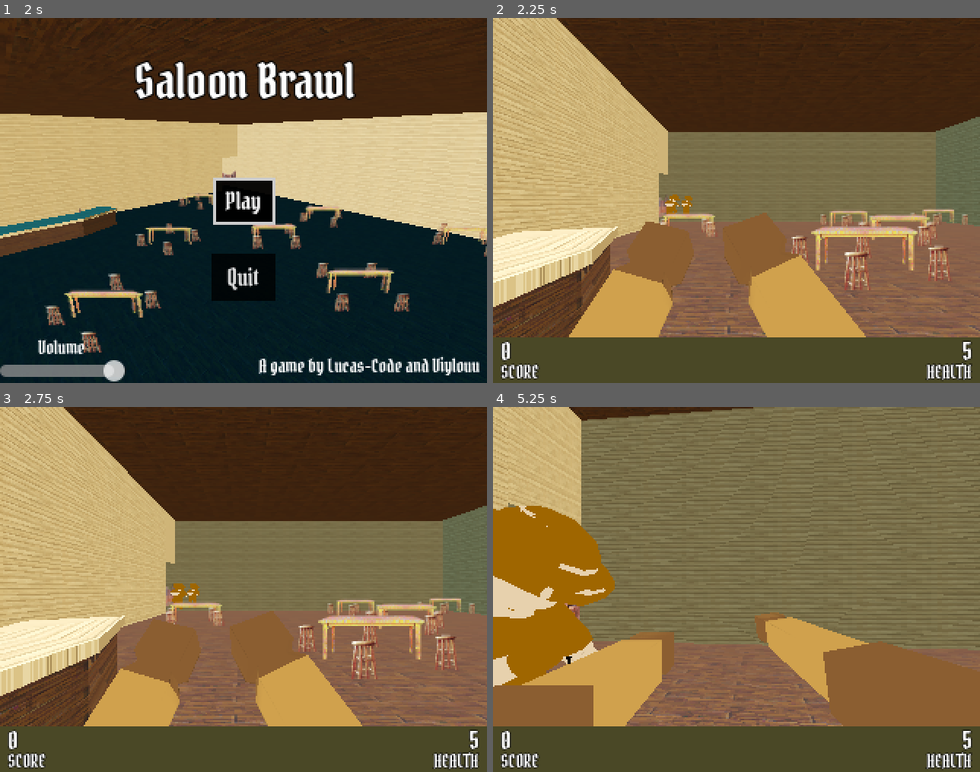
Above: before the commit, frames 1-4 (two rows, left to right).
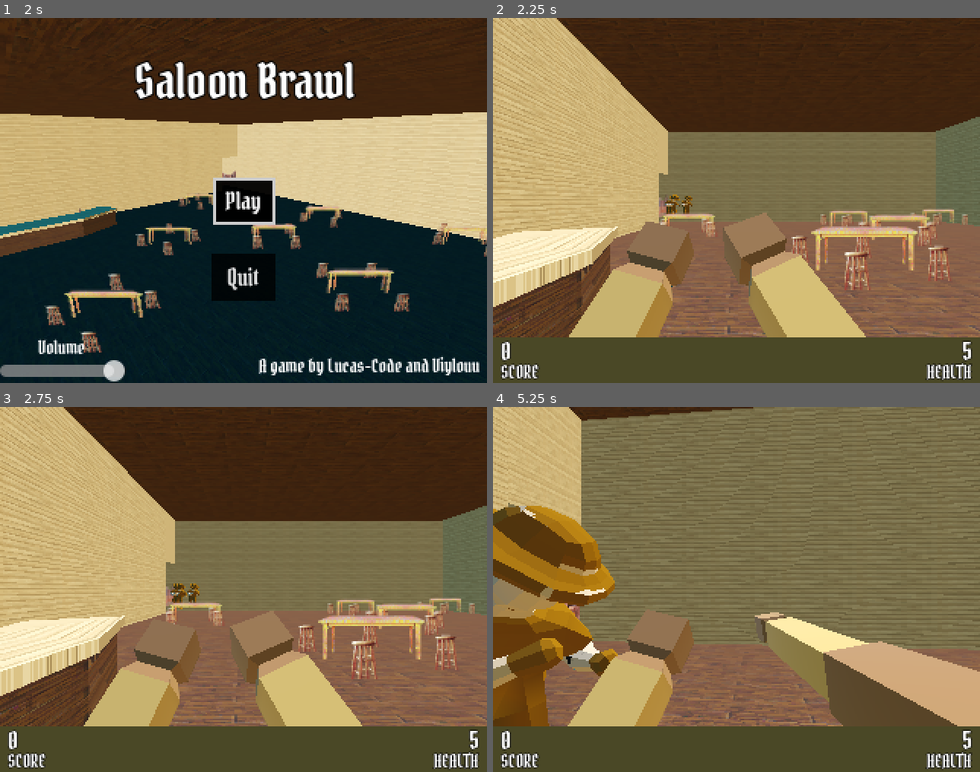
Above: after the commit, the same moments.

Repository: Lucas-Code27/Saloon-Brawl
Game: Godot game, scene res://Src/Levels/Splash.tscn
The game is run twice, just before and just after one commit, with the same random seed, the same clock (stepped at 60 frames per second) and the same inputs.
Inputs (mouse positions are in pixels of both pictures, inside the frame that each line leads up to):
- Up to frame 1 (2 s): tap Enter at 0.5 s; move the mouse to (350, 182) at 0.52 s; hold D (right) 0.53-1.28 s; click (350, 182) at 0.6 s; move the mouse to (146, 218) at 1.27 s; hold S (down) from 1.28 s (still down); click (146, 218) at 1.35 s
- Up to frame 2 (2.25 s): release S (down) at 2 s; click "Play" at 2 s
- Up to frame 3 (2.75 s): no input
- Up to frame 4 (5.25 s): move the mouse to (746, 582) at 2.77 s; hold W (up) from 2.78 s (still down); click (746, 582) at 2.85 s; move the mouse to (731, 596) at 3.52 s; click (731, 596) at 3.6 s; move the mouse to (775, 593) at 4.27 s; click (775, 593) at 4.35 s; move the mouse to (697, 585) at 5.02 s; click (697, 585) at 5.1 s

Frame 1 is identical in both runs. In frame 2, 9.5% of the frame differs, in the area x 15-77%, y 48-88%; in frame 3, 8.3%; in frame 4, 22%, in the area x 0-100%, y 27-88%.

Commit message:
added dust cloud impacts when an enemy dies

Diff:
--- a/Assets/Animations/enemy_death.tres
+++ b/Assets/Animations/enemy_death.tres
@@ -311,3 +311,17 @@
 tracks/43/interp = 1
 tracks/43/loop_wrap = true
 tracks/43/keys = PackedFloat32Array(0, 1, -2.7626726e-05, 42.42335, 7.152147e-07)
+tracks/44/type = "method"
+tracks/44/imported = false
+tracks/44/enabled = true
+tracks/44/path = NodePath("../DeathImpactParticles")
+tracks/44/interp = 1
+tracks/44/loop_wrap = true
+tracks/44/keys = {
+"times": PackedFloat32Array(0.73333335),
+"transitions": PackedFloat32Array(1),
+"values": [{
+"args": [false],
+"method": &"restart"
+}]
+}
--- a/Assets/Shaders/ps1.gdshader
+++ b/Assets/Shaders/ps1.gdshader
@@ -1,6 +1,5 @@
 shader_type spatial;
 render_mode blend_mix,
-	unshaded,
 	cull_disabled,
 	depth_prepass_alpha,
 	shadows_disabled,
--- a/Src/Enemies/test/testenemy.tscn
+++ b/Src/Enemies/test/testenemy.tscn
@@ -79,6 +79,22 @@
 nodes/walk/node = SubResource("AnimationNodeAnimation_mrpca")
 nodes/walk/position = Vector2(-180, 200)
 node_connections = [&"output", 0, &"Blend2", &"Blend2", 0, &"state", &"Blend2", 1, &"walk"]
+
+[sub_resource type="StandardMaterial3D" id="StandardMaterial3D_gkoj6"]
+transparency = 1
+shading_mode = 0
+vertex_color_use_as_albedo = true
+
+[sub_resource type="SphereMesh" id="SphereMesh_1pfsd"]
+material = SubResource("StandardMaterial3D_gkoj6")
+radius = 0.025
+height = 0.063
+radial_segments = 6
+rings = 3
+
+[sub_resource type="Gradient" id="Gradient_uoxqn"]
+offsets = PackedFloat32Array(0, 0.21052632, 0.5)
+colors = PackedColorArray(1, 1, 1, 1, 1, 1, 1, 0.2, 1, 1, 1, 0)
 
 [node name="Testenemy" type="CharacterBody3D" unique_id=61235103 node_paths=PackedStringArray("hurter", "armanim", "animtree")]
 collision_layer = 2
@@ -103,56 +119,56 @@
 transform = Transform3D(-0.1, 0, -8.74228e-09, 0, 0.1, 0, 8.74228e-09, 0, -0.1, 0, -0.35, 0)
 
 [node name="Skeleton3D" parent="Mesh/Armature" parent_id_path=PackedInt32Array(1159835438, 1710978072) index="0" unique_id=151260256]
-bones/0/position = Vector3(-0.48483038, 6.4341874, -321.6264)
-bones/0/rotation = Quaternion(-0.5423383, -0.3632511, 0.3419857, 0.67599076)
-bones/1/position = Vector3(1.9073486e-06, 36.407436, -0.29159662)
-bones/1/rotation = Quaternion(0.0030603614, 0.008661244, 0.039246455, 0.99918735)
-bones/2/rotation = Quaternion(0.032153245, 0.030523932, 0.05873462, 0.99728876)
-bones/3/position = Vector3(-1.9073486e-06, 48.54482, 6.7055225e-06)
-bones/3/rotation = Quaternion(0.03415338, 0.032052223, 0.056664743, 0.99729407)
-bones/4/position = Vector3(1.4305115e-05, 54.612926, -5.304645e-06)
-bones/4/rotation = Quaternion(0.09398909, 0.03837371, -0.014266901, 0.99473107)
-bones/5/position = Vector3(-7.6293945e-06, 74.70111, 4.108734)
-bones/5/rotation = Quaternion(-0.11017756, 0.22726591, -0.23858558, 0.9377036)
-bones/6/position = Vector3(-9.536743e-07, 153.39421, 8.43701)
-bones/7/position = Vector3(38.984848, 38.97417, -0.005794168)
-bones/7/rotation = Quaternion(-0.6877131, -0.31491977, 0.5117848, -0.40737277)
-bones/8/position = Vector3(3.6701824e-06, 84.25846, 1.1110508e-05)
-bones/8/rotation = Quaternion(-0.123810485, -0.29093507, -0.18523747, 0.930438)
-bones/9/position = Vector3(-3.4490888e-05, 114.804886, -2.0003605e-05)
-bones/9/rotation = Quaternion(0.0043754163, 7.947628e-05, 0.71708107, 0.6969761)
-bones/10/position = Vector3(-1.0989606e-06, 161.86052, 4.0218103e-05)
-bones/11/position = Vector3(-38.98483, 38.976078, -0.24470885)
-bones/11/rotation = Quaternion(0.6595031, -0.3486935, 0.510951, 0.4270803)
-bones/12/position = Vector3(-1.7188639e-06, 84.25844, 5.6338045e-05)
-bones/12/rotation = Quaternion(0.2145878, 0.09277267, -0.39892882, 0.8866799)
-bones/13/position = Vector3(4.0278945e-05, 114.80424, -2.5831696e-08)
-bones/13/rotation = Quaternion(0.009300212, -3.3116947e-05, -0.7809399, 0.6245371)
-bones/14/position = Vector3(1.3194978e-05, 161.85904, 1.31768165e-05)
-bones/15/position = Vector3(48.920822, -20.177279, -0.37243548)
-bones/15/rotation = Quaternion(0.12760226, 0.34450048, 0.87508065, -0.315073)
-bones/16/position = Vector3(7.0974506e-06, 147.74655, -2.0947655e-05)
-bones/16/rotation = Quaternion(-0.5165685, -0.056643914, 0.02496255, 0.8540055)
-bones/17/position = Vector3(2.2029879e-05, 169.36162, 7.606399e-06)
-bones/17/rotation = Quaternion(0.622344, -0.16438596, -0.17000616, 0.7461656)
-bones/18/position = Vector3(1.9575671e-05, 102.81697, 3.887381e-06)
-bones/18/rotation = Quaternion(0.22520927, -0.08836416, 0.01930234, 0.97010314)
-bones/19/position = Vector3(-1.2154396e-05, 42.281967, 7.404151e-08)
-bones/20/position = Vector3(-48.920837, -20.177298, -1.0544091)
-bones/20/rotation = Quaternion(-0.046410114, 0.4380515, 0.8877583, 0.13357465)
-bones/21/position = Vector3(-1.1834104e-05, 147.7454, -1.1238547e-05)
-bones/21/rotation = Quaternion(-0.4344848, -0.06915171, 0.06622088, 0.8955757)
-bones/22/position = Vector3(-1.3374384e-05, 169.37396, -1.2374633e-05)
-bones/22/rotation = Quaternion(0.5784017, -0.16719736, 0.2066213, 0.7712356)
-bones/23/position = Vector3(2.0986454e-07, 99.111305, 1.8912451e-06)
-bones/23/rotation = Quaternion(0.22748043, 0.08354423, -0.019589221, 0.9699945)
-bones/24/position = Vector3(-4.1778048e-07, 42.42335, -1.7155089e-06)
+bones/0/position = Vector3(-13.948873, -9.09709, -364.09473)
+bones/0/rotation = Quaternion(-0.64186066, -0.04154453, -0.04210927, 0.7645363)
+bones/1/position = Vector3(5.722046e-06, 36.40748, -0.29159743)
+bones/1/rotation = Quaternion(0.0542265, 0.0092362, -0.019773653, 0.9982902)
+bones/2/rotation = Quaternion(0.11628263, 0.018782215, -0.044073194, 0.99206007)
+bones/3/position = Vector3(1.9073486e-06, 48.54486, -5.6922436e-06)
+bones/3/rotation = Quaternion(0.116282664, 0.018782508, -0.04407326, 0.99206007)
+bones/4/position = Vector3(1.4305115e-06, 54.612896, 3.5258302e-06)
+bones/4/rotation = Quaternion(0.038765196, 0.022893285, -0.0031814089, 0.998981)
+bones/5/position = Vector3(-3.8146973e-06, 74.70112, 4.1086683)
+bones/5/rotation = Quaternion(-0.08679776, 0.3429201, -0.070005834, 0.93272245)
+bones/6/position = Vector3(8.583069e-06, 153.39407, 8.437015)
+bones/7/position = Vector3(38.98486, 38.974144, -0.0057841544)
+bones/7/rotation = Quaternion(-0.5952239, -0.3990553, 0.5365707, -0.4455954)
+bones/8/position = Vector3(1.8820052e-05, 84.25844, -1.7195187e-05)
+bones/8/rotation = Quaternion(0.3229464, -0.23592448, -0.006027809, 0.91652006)
+bones/9/position = Vector3(5.8090836e-06, 114.80487, -8.997004e-06)
+bones/9/rotation = Quaternion(0.005444292, 5.1486306e-05, 0.89224917, 0.45151052)
+bones/10/position = Vector3(-1.1768192e-05, 161.86052, -4.1797888e-05)
+bones/11/position = Vector3(-38.984848, 38.976048, -0.24469754)
+bones/11/rotation = Quaternion(0.7576444, -0.32316685, 0.4148422, 0.38658014)
+bones/12/position = Vector3(4.878302e-05, 84.258484, -2.1359245e-05)
+bones/12/rotation = Quaternion(0.08087164, 0.13310374, -0.46068358, 0.8737929)
+bones/13/position = Vector3(-1.727146e-06, 114.80423, 1.387291e-05)
+bones/13/rotation = Quaternion(0.009788241, -3.013853e-05, -0.8219094, 0.5695341)
+bones/14/position = Vector3(-1.1600554e-05, 161.85901, -1.6051345e-06)
+bones/15/position = Vector3(48.920826, -20.177307, -0.37243402)
+bones/15/rotation = Quaternion(0.024719868, 0.3191288, 0.9441022, -0.07884734)
+bones/16/position = Vector3(8.082857e-06, 147.74658, 5.678807e-06)
+bones/16/rotation = Quaternion(-0.64066875, -0.06519945, 0.045602422, 0.7636838)
+bones/17/position = Vector3(-4.054624e-06, 169.36159, -1.1248154e-05)
+bones/17/rotation = Quaternion(0.52612656, 0.0030557648, 0.017080305, 0.8502293)
+bones/18/position = Vector3(-1.536826e-06, 102.81697, -7.714618e-06)
+bones/18/rotation = Quaternion(0.5333539, -0.21688282, 0.010616807, 0.8175468)
+bones/19/position = Vector3(1.1324842e-06, 42.281975, -1.430511e-06)
+bones/20/position = Vector3(-48.920834, -20.17733, -1.0544056)
+bones/20/rotation = Quaternion(-0.03750278, 0.26100317, 0.96056956, -0.08818756)
+bones/21/position = Vector3(7.121006e-06, 147.74538, 2.2299171e-05)
+bones/21/rotation = Quaternion(-0.30821484, 0.04972235, -0.0030906866, 0.9500115)
+bones/22/position = Vector3(5.352856e-07, 169.37393, -2.2293755e-06)
+bones/22/rotation = Quaternion(0.6199643, -0.020744484, -0.04402933, 0.7831191)
+bones/23/position = Vector3(1.0866123e-05, 99.11128, 7.607974e-06)
+bones/23/rotation = Quaternion(0.23076177, 0.083665915, -0.019407978, 0.9692123)
+bones/24/position = Vector3(-6.5562426e-07, 42.423363, 3.337862e-06)
 
 [node name="Cube" parent="Mesh/Armature/Skeleton3D" index="0" unique_id=154864908]
 surface_material_override/0 = SubResource("ShaderMaterial_gkoj6")
 
 [node name="BoneAttachment3D" type="BoneAttachment3D" parent="Mesh/Armature/Skeleton3D" index="1" unique_id=1186523056]
-transform = Transform3D(0.7366447, -0.65980846, -0.14834897, 0.67464846, 0.7321973, 0.09347, 0.04694837, -0.1689374, 0.9845077, 8.191429, 314.0788, -485.91)
+transform = Transform3D(0.36298507, 0.03185148, -0.93125033, 0.12932792, 0.98802024, 0.08420311, 0.9227762, -0.15100119, 0.35451716, 163.08778, 130.66498, -382.97836)
 bone_name = "mixamorig_LeftHand"
 bone_idx = 10
 
@@ -186,6 +202,25 @@
 [node name="despawn" type="Timer" parent="." unique_id=362110248]
 wait_time = 3.0
 
+[node name="DeathImpactParticles" type="CPUParticles3D" parent="." unique_id=1533016969]
+transform = Transform3D(1, 0, 0, 0, 1, 0, 0, 0, 1, 0, -0.35, 0.25)
+emitting = false
+amount = 64
+one_shot = true
+explosiveness = 1.0
+mesh = SubResource("SphereMesh_1pfsd")
+direction = Vector3(0, 0, 0)
+spread = 180.0
+flatness = 1.0
+gravity = Vector3(0, 0, 0)
+initial_velocity_min = 1.0
+initial_velocity_max = 4.0
+damping_min = 2.0
+damping_max = 5.0
+scale_amount_min = 0.5
+color = Color(0.7372549, 0.73333335, 0.7254902, 0.7764706)
+color_ramp = SubResource("Gradient_uoxqn")
+
 [connection signal="died" from="HealthComponent" to="." method="_on_health_component_died"]
 [connection signal="hit" from="HealthComponent" to="." method="_on_health_component_hit"]
 [connection signal="timeout" from="Timer" to="." method="_on_timer_timeout"]
--- a/Src/Levels/Saloon.tscn
+++ b/Src/Levels/Saloon.tscn
@@ -88,6 +88,7 @@
 
 [node name="DirectionalLight3D" type="DirectionalLight3D" parent="." unique_id=484753517]
 transform = Transform3D(-0.866023, -0.433016, 0.250001, 0, 0.499998, 0.866027, -0.500003, 0.749999, -0.43301, 0, 0, 0)
+layers = 3
 light_energy = 2.0
 directional_shadow_mode = 0
 
--- a/Src/Player/Player.tscn
+++ b/Src/Player/Player.tscn
@@ -11,10 +11,6 @@
 [sub_resource type="CapsuleShape3D" id="CapsuleShape3D_fxiou"]
 radius = 0.25
 height = 1.0
-
-[sub_resource type="Environment" id="Environment_35oun"]
-background_mode = 1
-background_color = Color(1, 1, 1, 1)
 
 [sub_resource type="StandardMaterial3D" id="StandardMaterial3D_fkgdi"]
 resource_name = "Material"
@@ -225,7 +221,6 @@
 [node name="armcam" type="Camera3D" parent="Neck/Camera3D/CanvasLayer/SubViewportContainer/SubViewport" unique_id=694635431]
 transform = Transform3D(1, 0, 0, 0, 1, 0, 0, 0, 1, 0, 0.2, 0)
 cull_mask = 1047554
-environment = SubResource("Environment_35oun")
 
 [node name="arms" type="Node3D" parent="Neck/Camera3D/CanvasLayer/SubViewportContainer/SubViewport/armcam" unique_id=738055544]
 transform = Transform3D(0.1, 0, 0, 0, 0.1, 0, 0, 0, 0.1, 0, -0.15, 0)
--- a/Src/Player/player.gd
+++ b/Src/Player/player.gd
@@ -56,10 +56,10 @@
 	get_tree().call_deferred("change_scene_to_file","res://Src/Levels/DeathScreen.tscn")
 
 func _on_health_component_hit() -> void:
-	$Neck/Camera3D.add_shake(1)
+	camera.add_shake(1)
 
 func _on_damage_component_attacked() -> void:
-	$Neck/Camera3D.add_shake(0.6)
+	camera.add_shake(0.6)
 
 func _on_health_component_low_health() -> void:
 	$Neck/Camera3D/CanvasLayer/ColorRect.visible = true
